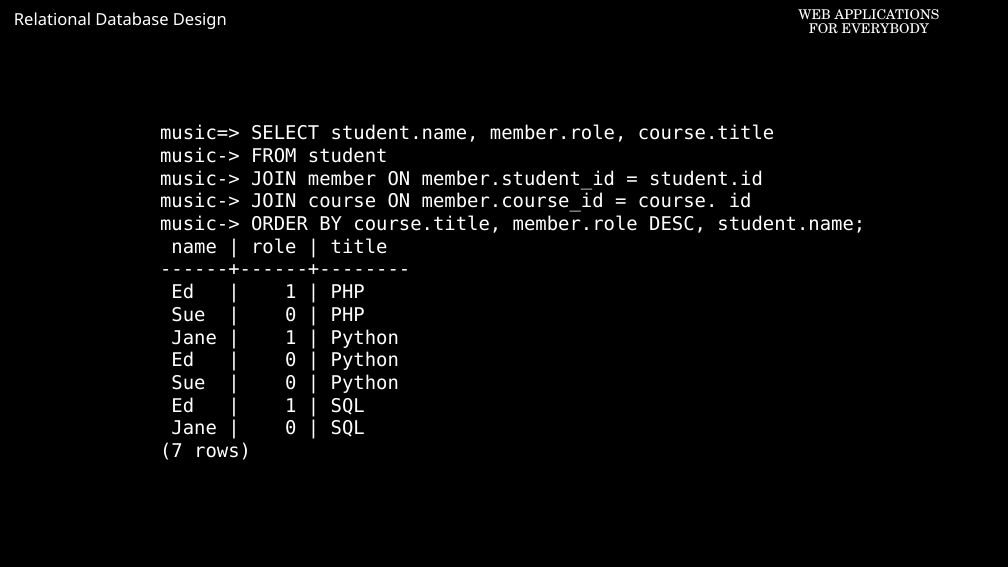
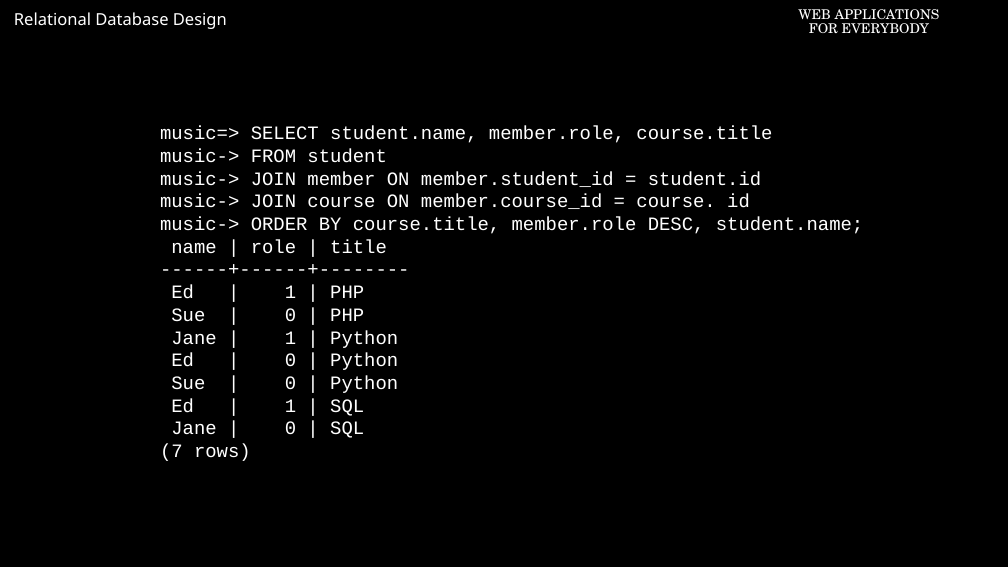
Before and after one commit to csev/pg4e, a slide deck: slide 55 of lectures/02-Database-Design-Many-to-Many.ppt. Drawn at 1008x567 pixels with LibreOffice and Linux fonts; fonts in the diff are those of the drawing; background and template pictures are left out. Boxes give left, top, right and bottom in pixels: in the first picture for what was removed or moved away, otherwise in the second. Text is boxed around its words. In the diff, an @@ line names an element or a change of style, - is before the commit and + after.

Commit message:
Font Updates

```diff
--- a/lectures/02-Database-Design-Many-to-Many.ppt
+++ b/lectures/02-Database-Design-Many-to-Many.ppt
@@ text "music=> SELECT student.name, member.role, course.title" at (160, 126, 863, 461): font DejaVu Sans Mono to Courier New @@
```
Also in this commit, not shown: 8 other slides changed.
